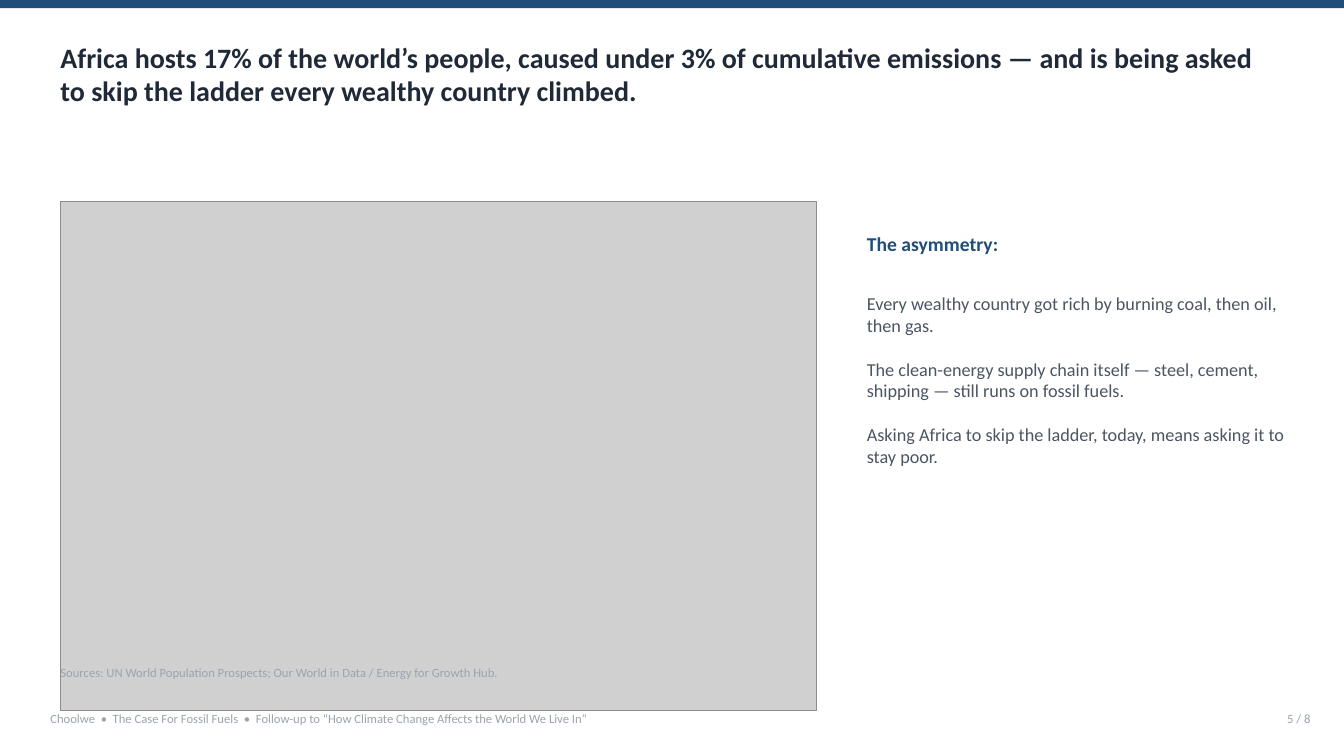
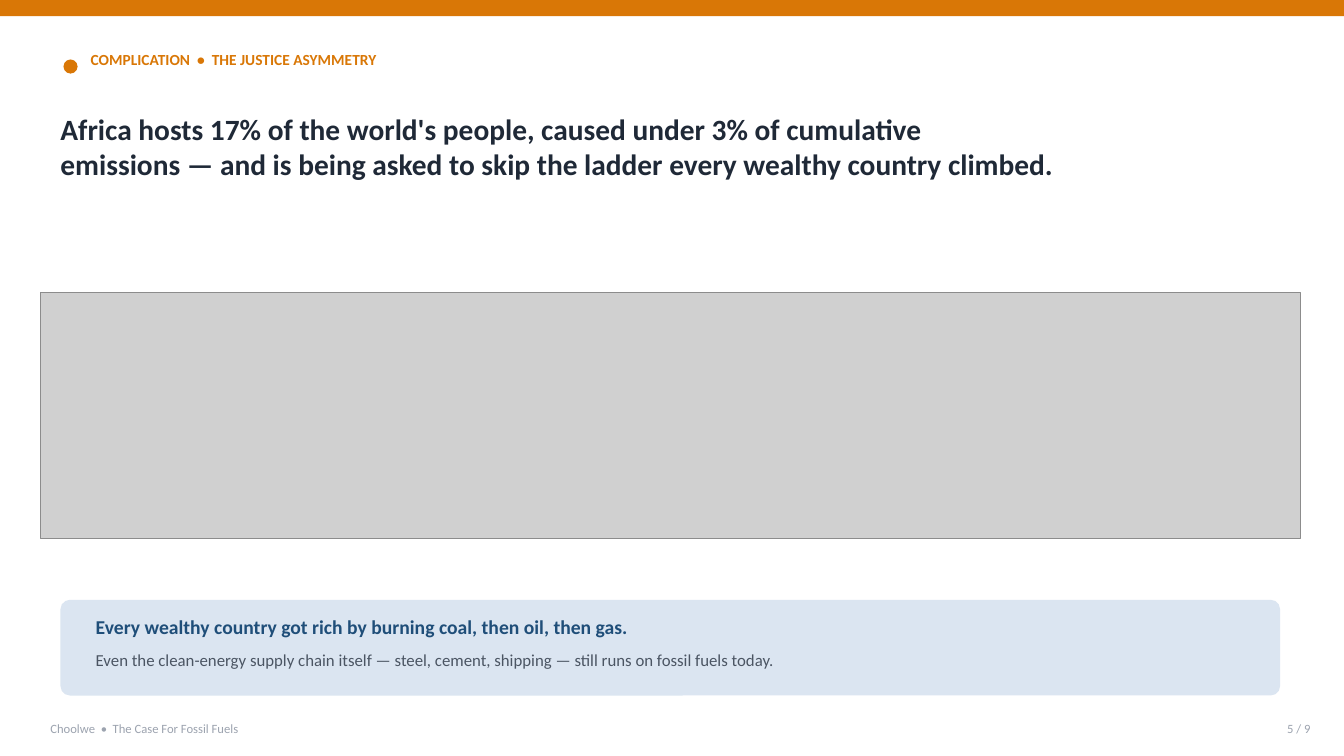
Before and after one commit to ccheelo-cmd/Fossil-fuels, a slide deck: slide 5 of deliverable/case-for-fossil-fuels.pptx. Drawn at 1344x756 pixels with LibreOffice and Linux fonts; fonts in the diff are those of the drawing; grey boxes stand for pictures. Boxes give left, top, right and bottom in pixels: in the first picture for what was removed or moved away, otherwise in the second. Text is boxed around its words. In the diff, an @@ line names an element or a change of style, - is before the commit and + after.

Commit message:
v2: richer visual design
- Two-accent palette (blue = path forward, amber = stakes) used thematically
- Replaced bar charts with isotype/waffle/donut visualisations
- Added bridge slide: energy-per-capita vs life-expectancy (Hans Rosling style)
- Moved per-slide source captions to dedicated Sources appendix slide
- Added icons, coloured cards, side-rails, soft-wash backgrounds
- Built interactive HTML version with Plotly charts and keyboard nav
- README updated with two-deliverable layout and richer slide map

```diff
--- a/deliverable/case-for-fossil-fuels.pptx
+++ b/deliverable/case-for-fossil-fuels.pptx
@@ rectangle: place and size @@
-rectangle at <box>0,0,1344,8</box>
+rectangle at <box>0,0,1344,16</box>
@@ rectangle at <box>0,0,1344,16</box>: fill #1F4E79 to #D97706 @@
@@ ellipse added at <box>64,59,78,74</box>, fill #D97706 @@
@@ text at <box>91,55,376,65</box>: text changed; size 14 to 11 pt; text colour #1F4E79 to #D97706 @@
-The asymmetry:
+COMPLICATION • THE JUSTICE ASYMMETRY
@@ text at <box>60,119,1053,180</box>: text changed; size 20 to 21 pt @@
-Africa hosts 17% of the world’s people, caused under 3% of cumulative emissions — and is being asked to skip the ladder every wealthy country climbed.
+Africa hosts 17% of the world's people, caused under 3% of cumulative
+emissions — and is being asked to skip the ladder every wealthy country climbed.
@@ picture removed at <box>60,202,817,711</box> @@
@@ picture added at <box>40,292,1301,538</box> @@
@@ text removed at <box>867,297,1284,466</box> @@
-Every wealthy country got rich by burning coal, then oil, then gas.
-The clean-energy supply chain itself — steel, cement, shipping — still runs on fossil fuels.
-Asking Africa to skip the ladder, today, means asking it to stay poor.
@@ rounded rectangle added at <box>60,600,1280,696</box>, fill #DBE5F1 @@
@@ text added at <box>96,620,628,638</box>, 14 pt, text #1F4E79, bold @@
+Every wealthy country got rich by burning coal, then oil, then gas.
@@ text added at <box>96,654,774,669</box>, 12 pt, text #4B5563 @@
+Even the clean-energy supply chain itself — steel, cement, shipping — still runs on fossil fuels today.
@@ text removed at <box>60,667,497,681</box> @@
-Sources: UN World Population Prospects; Our World in Data / Energy for Growth Hub.
@@ text at <box>50,724,238,733</box>: text changed @@
-Choolwe • The Case For Fossil Fuels • Follow-up to “How Climate Change Affects the World We Live In”
+Choolwe • The Case For Fossil Fuels
@@ text at <box>1287,725,1310,733</box>: text changed @@
-5 / 8
+5 / 9
```
Also in this commit, not shown: 5 other slides changed, 3 slides added, 2 slides removed, 13 other files.
